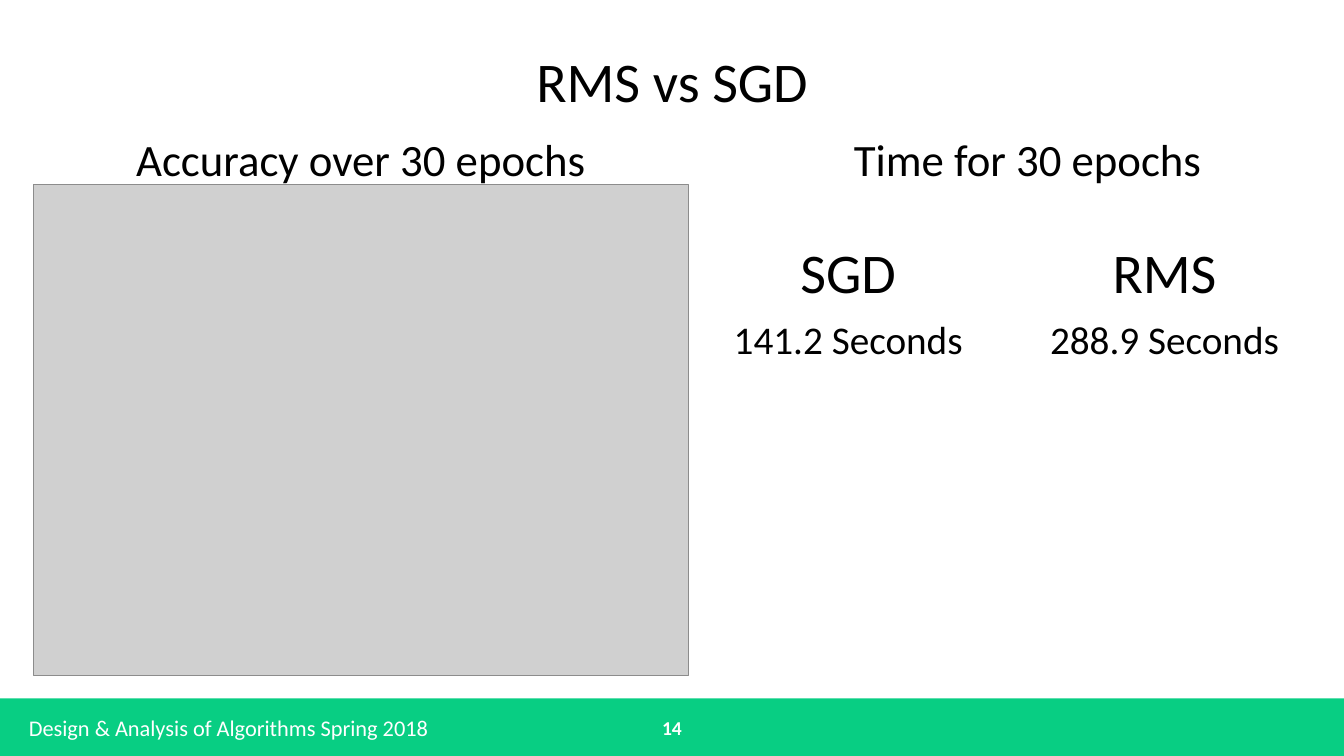
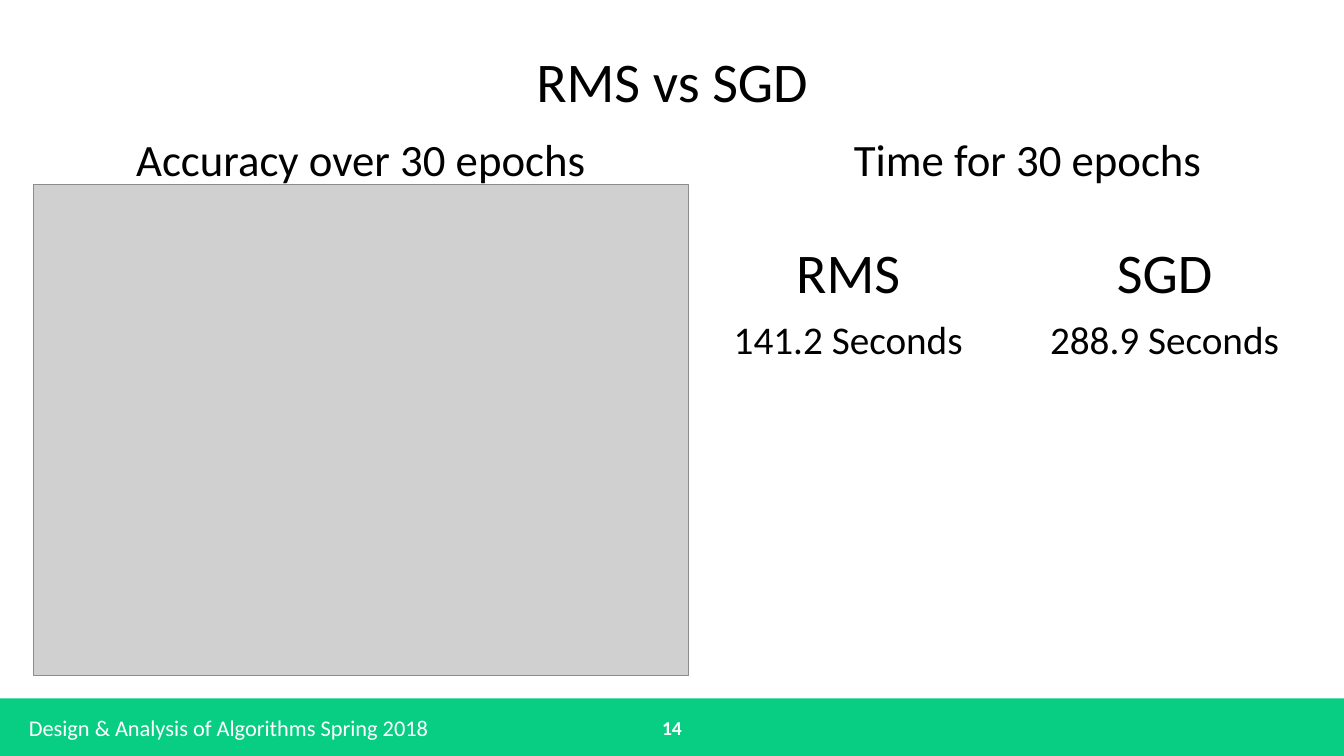
Before and after one commit to bryangreener/School, a slide deck: slide 14 of Spring 2018/Design and Analysis of Algorithms/Research Project/Presentation/Presentation.pptx. Drawn at 1344x756 pixels with LibreOffice and Linux fonts; fonts in the diff are those of the drawing; grey boxes stand for pictures. Boxes give left, top, right and bottom in pixels: in the first picture for what was removed or moved away, otherwise in the second. Text is boxed around its words. In the diff, an @@ line names an element or a change of style, - is before the commit and + after.

Commit message:
Fix typo in ppt

```diff
--- a/Spring 2018/Design and Analysis of Algorithms/Research Project/Presentation/Presentation.pptx
+++ b/Spring 2018/Design and Analysis of Algorithms/Research Project/Presentation/Presentation.pptx
@@ table at (689,235,1322,468) @@
-row 1, column 1: SGD
+row 1, column 1: RMS
-row 1, column 2: RMS
+row 1, column 2: SGD
```
